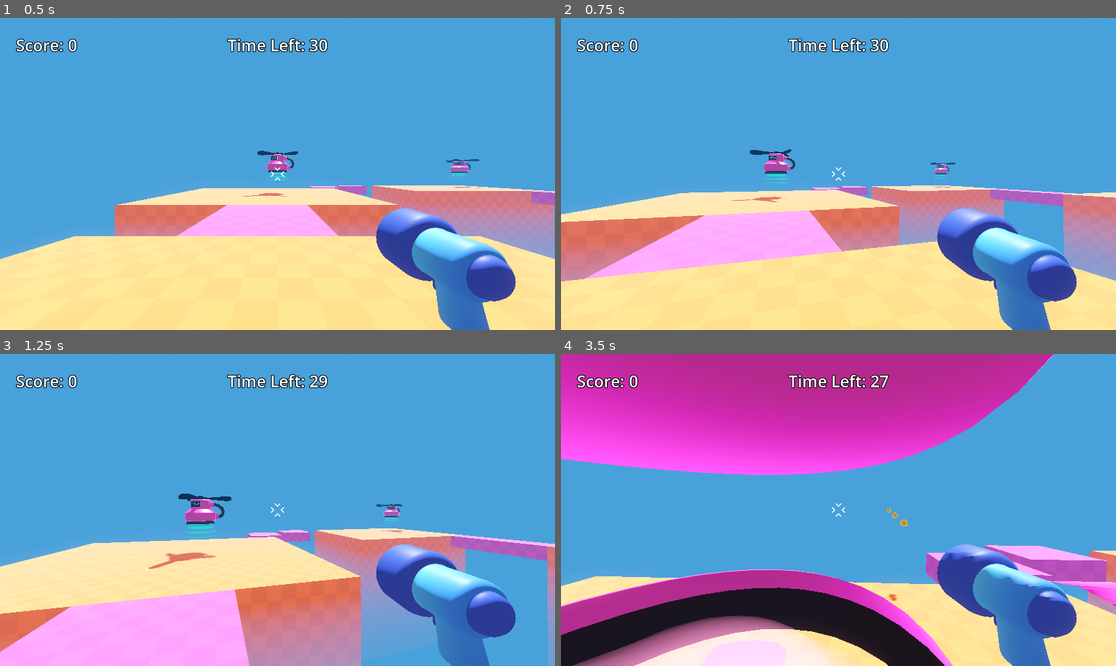
Above: before the commit, frames 1-4 (two rows, left to right).
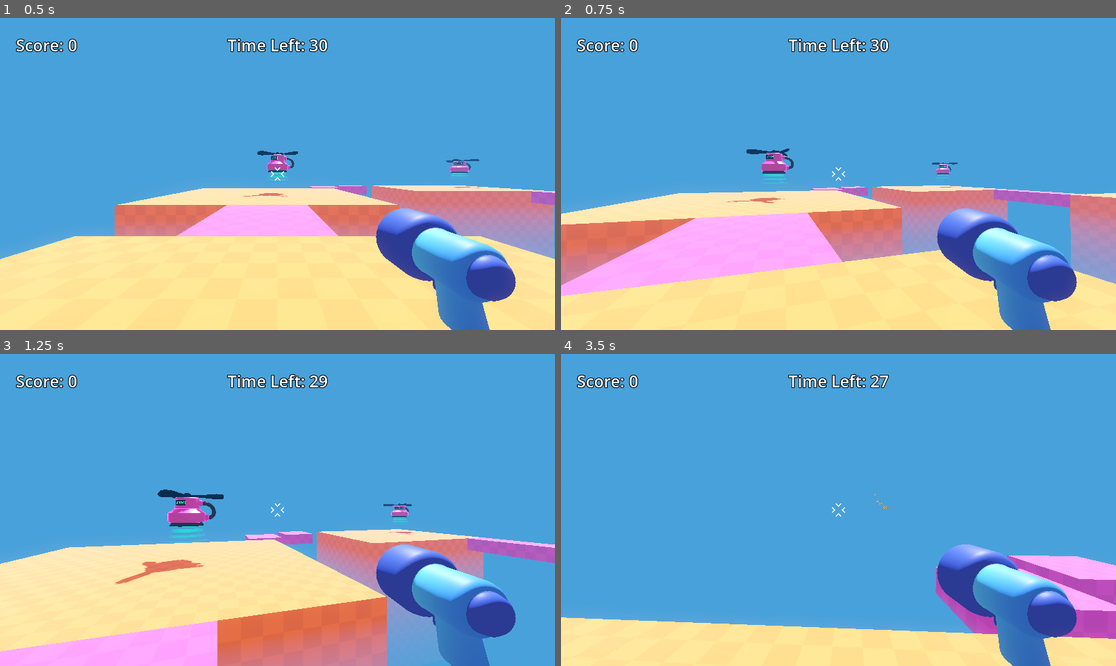
Above: after the commit, the same moments.

Repository: jcarnaxide/first-3d-game
Game: Godot game, scene res://game.tscn
The game is run twice, just before and just after one commit, with the same random seed, the same clock (stepped at 60 frames per second) and the same inputs.
Inputs (mouse positions are in pixels of both pictures, inside the frame that each line leads up to):
- Up to frame 1 (0.5 s): no input
- Up to frame 2 (0.75 s): move the mouse to (866, 174) at 0.52 s; hold W (move_forward) from 0.53 s (still down); hold Shift (sprint, bound only after the commit) from 0.53 s (still down)
- Up to frame 3 (1.25 s): keep holding W (move_forward); keep holding Shift (sprint, bound only after the commit); tap Space (jump) at 0.77 s
- Up to frame 4 (3.5 s): keep holding W (move_forward); move the mouse to (810, 510) at 1.27 s; release Shift (sprint, bound only after the commit) at 1.28 s; right-click (810, 510) at 1.35 s; tap Space (jump) at 1.52, 3.02 s; tap Shift (sprint, bound only after the commit) at 1.55, 2.3, 2.85 s; move the mouse to (849, 503) at 2.02 s; press the mouse at (849, 503) at 2.03 s; move the mouse to (832, 516) at 2.77 s; release the mouse at (832, 516) at 2.78 s

Frame 1 is identical in both runs. In frame 2, 4.4% of the frame differs, in the area x 0-100%, y 41-90%; in frame 3, 16%; in frame 4, 52%, in the area x 0-100%, y 0-100%.

Commit message:
tweak stats

Diff:
--- a/first-3d-game/player/bullet_3d.gd
+++ b/first-3d-game/player/bullet_3d.gd
@@ -1,7 +1,7 @@
 extends Area3D
 
-const SPEED = 30.0
-const RANGE = 40.0
+const SPEED = 50.0
+const RANGE = 80.0
 
 var travelled_distance = 0.0
 
--- a/first-3d-game/player/player.gd
+++ b/first-3d-game/player/player.gd
@@ -19,7 +19,7 @@
 
 
 func _physics_process(delta):
-	const SPEED = 5.5
+	var speed = 8 if Input.is_action_pressed("sprint") else 5.5
 
 	var input_direction_2D = Input.get_vector(
 		"move_left", "move_right", "move_forward", "move_back"
@@ -29,8 +29,8 @@
 	)
 	var direction = transform.basis * input_direction_3D
 
-	velocity.x = direction.x * SPEED
-	velocity.z = direction.z * SPEED
+	velocity.x = direction.x * speed
+	velocity.z = direction.z * speed
 
 	velocity.y -= 20.0 * delta
 	if Input.is_action_just_pressed("jump") and is_on_floor():
--- a/first-3d-game/project.godot
+++ b/first-3d-game/project.godot
@@ -58,6 +58,11 @@
 "events": [Object(InputEventMouseButton,"resource_local_to_scene":false,"resource_name":"","device":-1,"window_id":0,"a …(256 unchanged characters)…
 ]
 }
+sprint={
+"deadzone": 0.2,
+"events": [Object(InputEventKey,"resource_local_to_scene":false,"resource_name":"","device":-1,"window_id":0,"alt_pressed":false,"shift_pressed":false,"ctrl_pressed":false,"meta_pressed":false,"pressed":false,"keycode":0,"physical_keycode":4194325,"key_label":0,"unicode":0,"location":0,"echo":false,"script":null)
+]
+}
 
 [layer_names]
 
